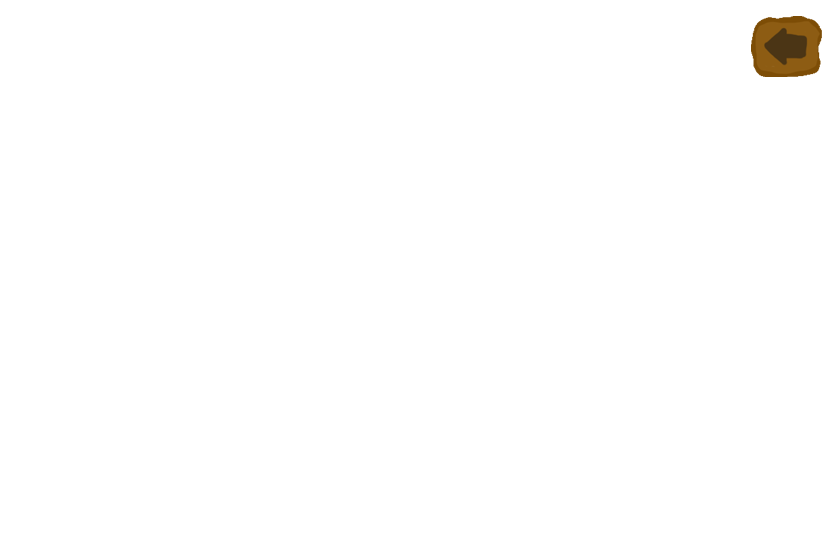
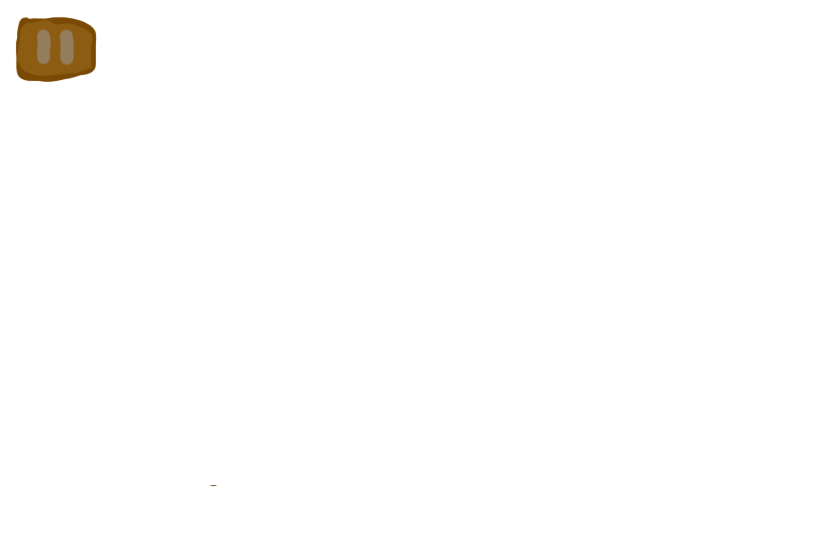
Layer changes from the first 840 x 560 image to the second:
added layer "Layer 25" above "Layer 15 copy" over [15,16,218,487]
hid "Layer 0" over [751,16,822,77]
